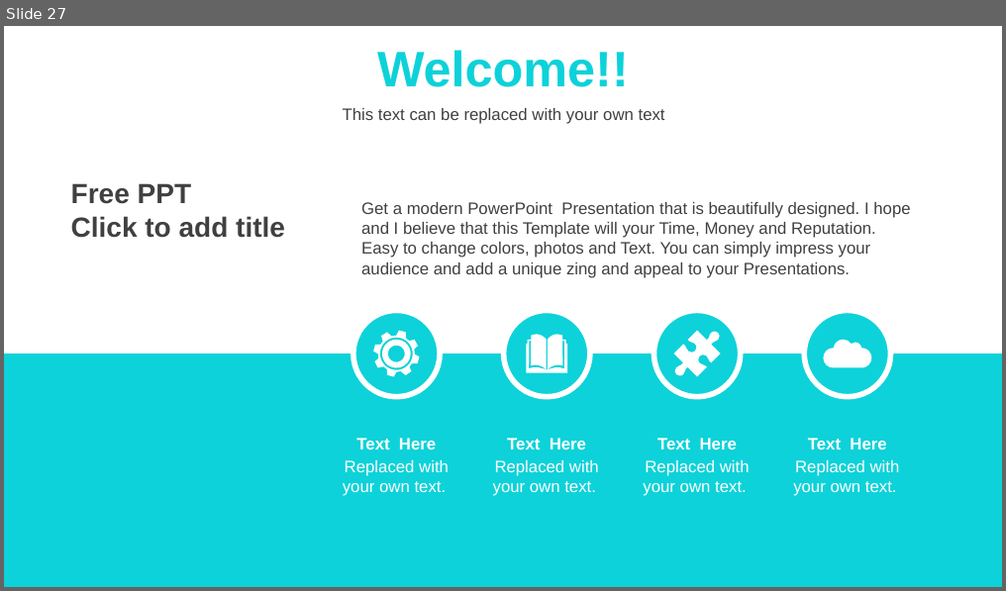
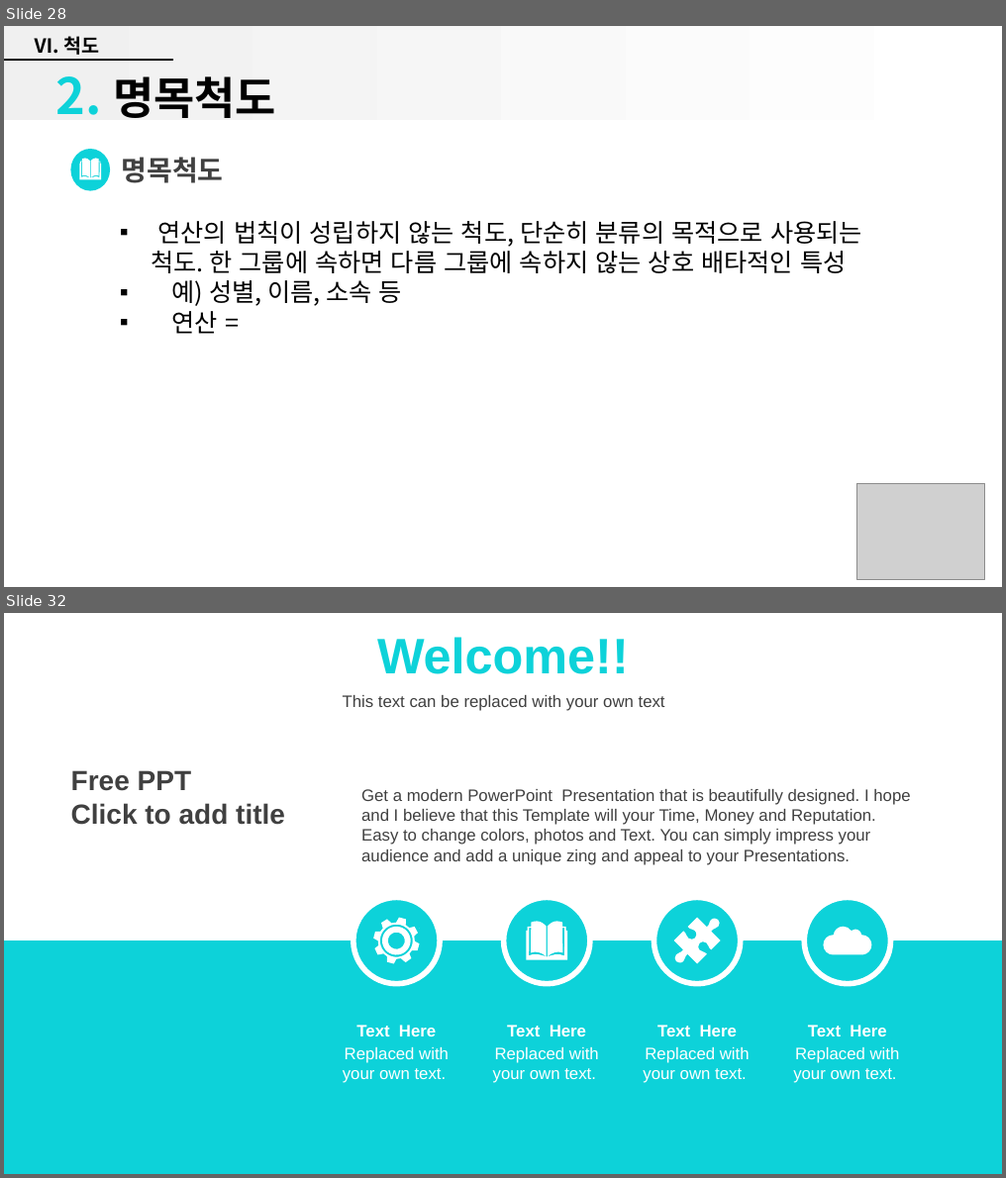
Before and after one commit to kyunleader/-, a slide deck: 과학교 2주차 발표자료.pptx. Shown one above the other, each under a label of ours: slide 27 before the commit, slides 28 and 32 after it; the slides between them are not shown. The pictures are 1006x591 and 1006x1178 pixels, drawn with LibreOffice and Linux fonts; fonts in the diff are those of the drawing; grey boxes stand for pictures; background and template pictures are left out. Boxes give left, top, right and bottom in pixels: in the first picture for what was removed or moved away, otherwise in the second. Text is boxed around its words. In the diff, an @@ line names an element or a change of style, - is before the commit and + after.

```diff
--- a/과학교 2주차 발표자료.pptx
+++ b/과학교 2주차 발표자료.pptx
@@ slide 28 added at (4,26,1002,587), background #FFFFFF @@
@@ rectangle added at (4,26,998,120), fill gradient #F0F0F0 to #FFFFFF @@
@@ text added at (34,36,100,55), 14 pt, text #000000, bold @@
+Ⅵ. 척도
@@ line added from (4, 59) to (172, 59), #000000 1.5 pt @@
@@ title added at (56,76,276,118), 32 pt, text #000000, bold @@
+2. 명목척도
@@ ellipse added at (71,149,110,190), fill #0DD2D9 @@
@@ freeform shape added at (80,158,102,179), fill #FFFFFF @@
@@ text added at (122,157,224,183), 20 pt, text #404040, bold @@
+명목척도
@@ text added at (152,221,862,334), 18 pt, text #000000 @@
+▪ 연산의 법칙이 성립하지 않는 척도, 단순히 분류의 목적으로 사용되는 척도. 한 그룹에 속하면 다름 그룹에 속하지 않는 상호 배타적인 특성
+▪ 예) 성별, 이름, 소속 등
+▪ 연산 =
@@ picture added at (856,484,985,579) @@
@@ what was slide 27 is now slide 32 @@
```
Also in this commit, not shown: 2 slides changed, 27 other slides added, 23 slides removed.
